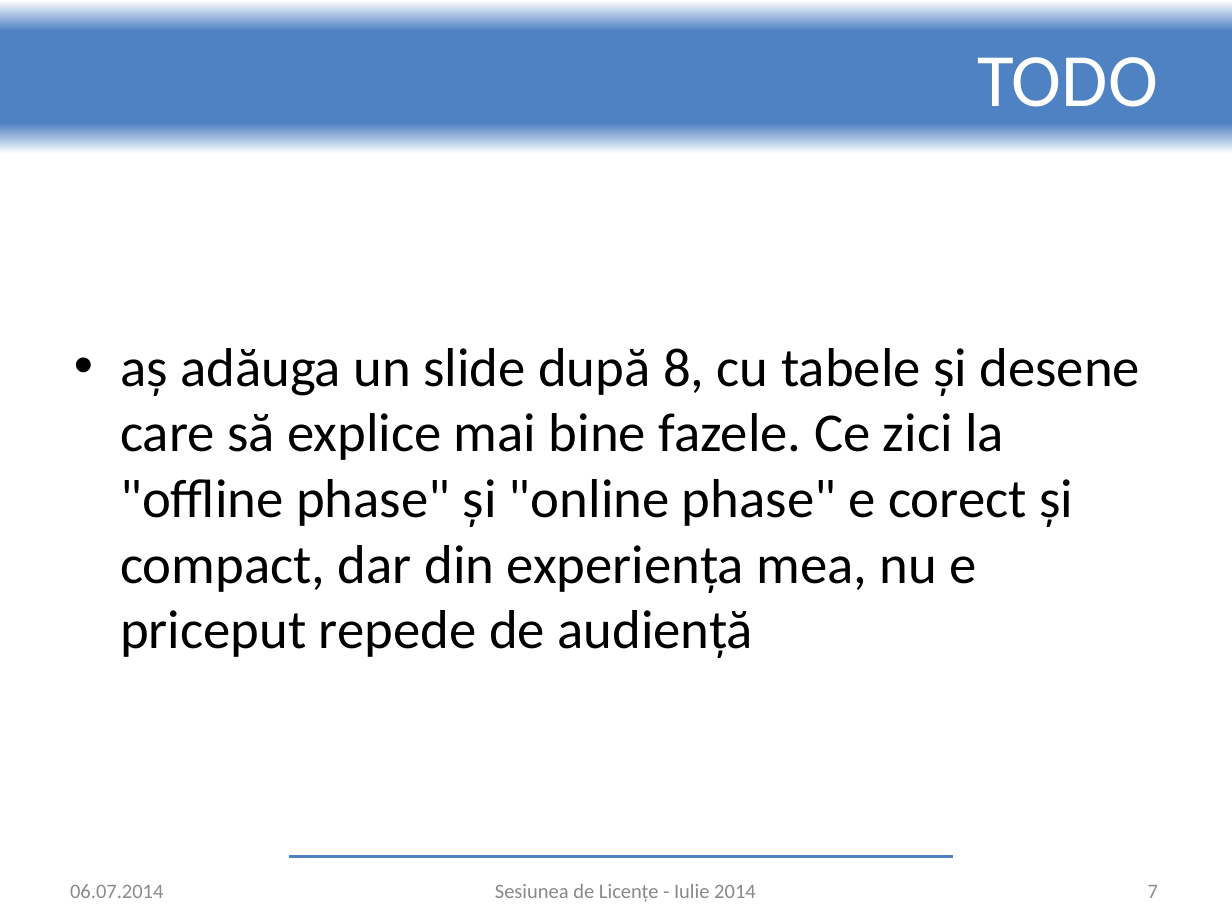
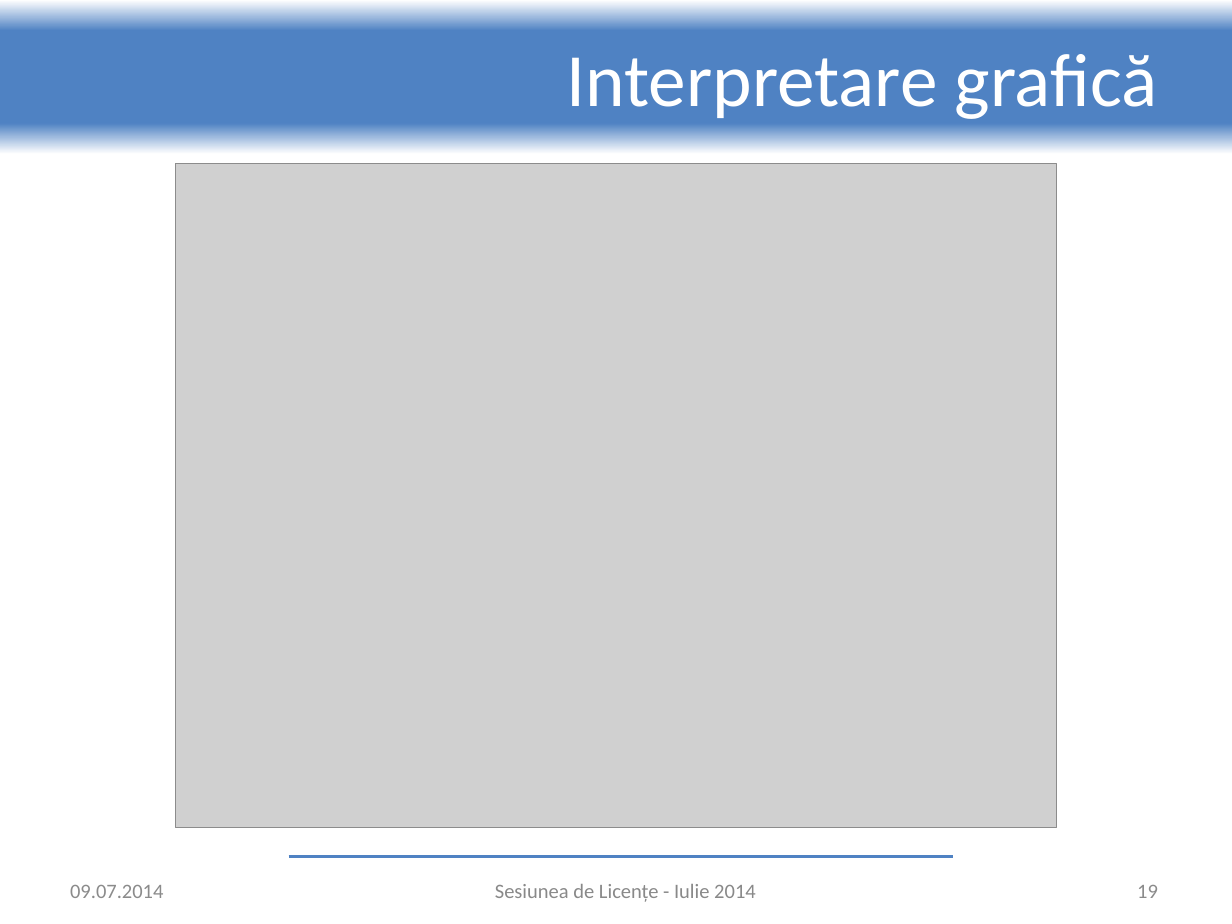
Before and after one commit to adrian-nicolau/radar, a slide deck: slide 19 of presentation.pptx (slide 7 before the commit). Drawn at 1232x924 pixels with LibreOffice and Linux fonts; fonts in the diff are those of the drawing; grey boxes stand for pictures; background and template pictures are left out. Boxes give left, top, right and bottom in pixels: in the first picture for what was removed or moved away, otherwise in the second. Text is boxed around its words. In the diff, an @@ line names an element or a change of style, - is before the commit and + after.

```diff
--- a/presentation.pptx
+++ b/presentation.pptx
@@ title at [567,54,1158,119]: text changed @@
-TODO
+Interpretare grafică
@@ picture added at [175,164,1056,828] @@
@@ text removed at [120,348,1141,658] @@
-• aș adăuga un slide după 8, cu tabele și desene care să explice mai bine fazele. Ce zici la "offline phase" și "online phase" e corect și compact, dar din experiența mea, nu e priceput repede de audiență
@@ text at [70,885,163,898]: text changed @@
-06.07.2014
+09.07.2014
@@ page number at [1137,885,1158,898]: text changed @@
-7
+19
```
Also in this commit, not shown: 15 other slides changed, 5 slides added.
